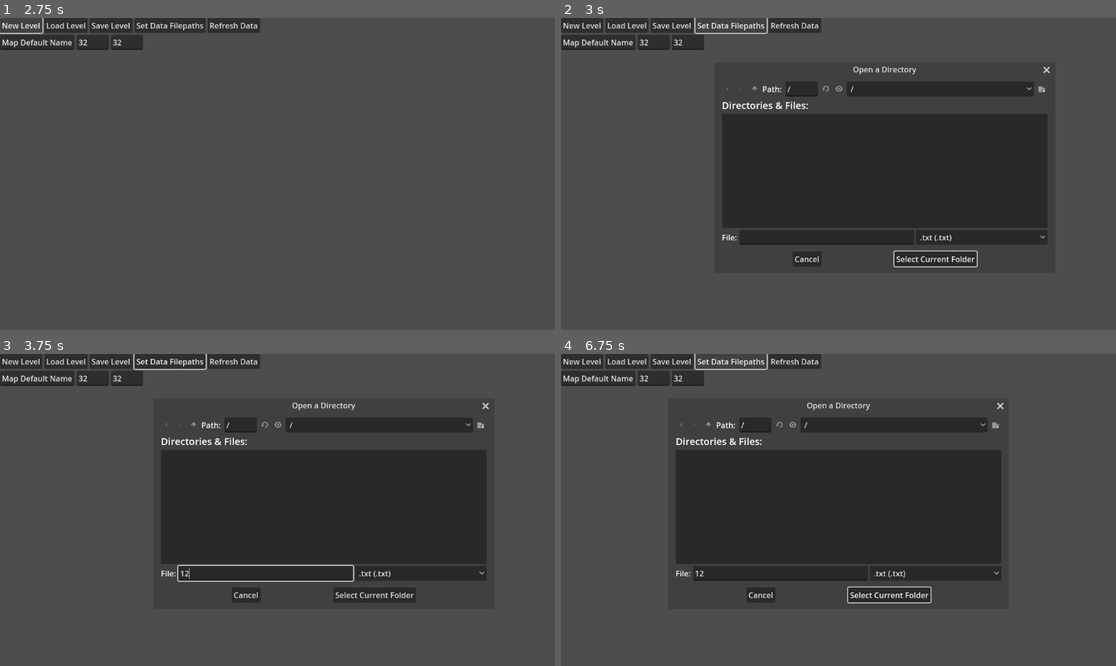
Above: before the commit, frames 1-4 (two rows, left to right).
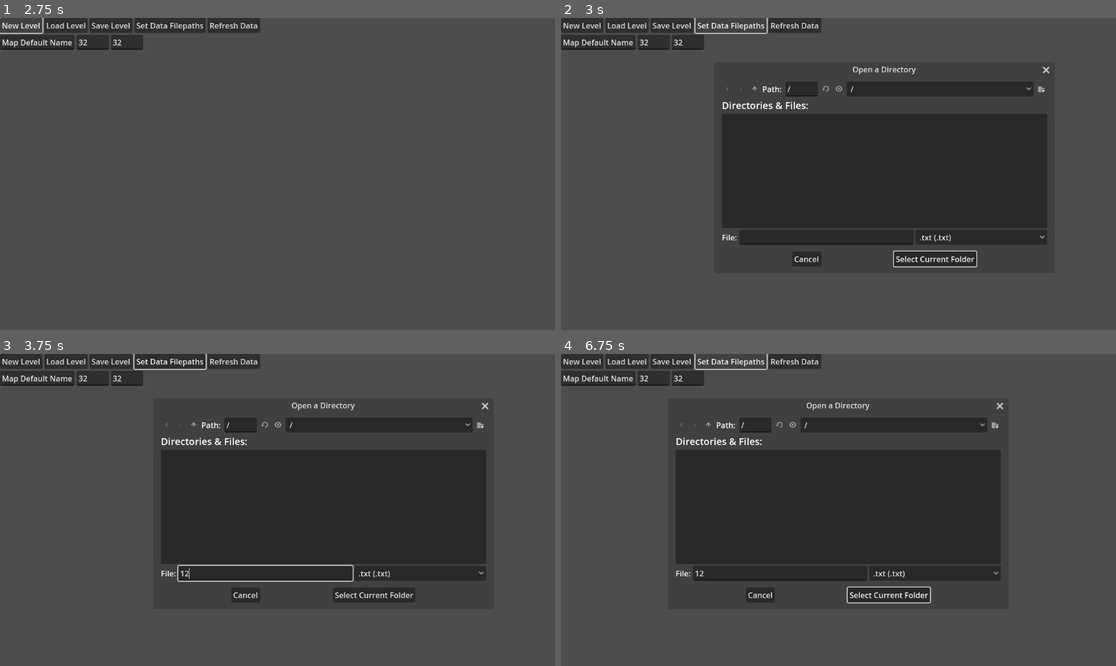
Above: after the commit, the same moments.

Repository: PinesOfChaos/OochabotGithub
Game: Godot game, scene res://menu.tscn
Two runs of this game, one before a commit and one after it. Both use one fixed random seed, a clock stepped at 60 frames per second and the inputs below.
Inputs (mouse positions are in pixels of both pictures, inside the frame that each line leads up to):
- Up to frame 1 (2.75 s): click "Refresh Data" at 0.5 s; click "New Level" at 1.25 s; click "New Level" at 2 s
- Up to frame 2 (3 s): click "Set Data Filepaths" at 2.75 s
- Up to frame 3 (3.75 s): click (266, 572) at 3.52 s; type "12" at 3.6 s
- Up to frame 4 (6.75 s): click (755, 425) at 4.25 s; click (755, 425) at 5 s; click "Select Current Folder" at 5.75 s; click "Set Data Filepaths" at 6.5 s

Frame 1 is identical in both runs. In frame 2, 0.4% of the frame differs, in the area x 42-89%, y 15-80%; in frame 3, 0.4%; in frame 4, 0.4%, in the area x 33-80%, y 15-80%.
Error in both runs: Attempt to call function 'get_line' in base 'null instance' on a null instance. (res://menu.gd:111)

Commit message:
finished data import
- now able to import all data from the generated scripts
- needs to download images still though

Diff:
--- a/oochamon_editor_godot/menu.gd
+++ b/oochamon_editor_godot/menu.gd
@@ -159,8 +159,24 @@
 	ln = f_oochamon.get_line()
 	while ln != "":
 		lnsplit = ln.split("|")
-		var moves_string = lnsplit[10]
-		var abi_string = lnsplit[11]
+		var moves_list = lnsplit[10].split(",")
+		var len = moves_list.size()
+		var moves_arr = []
+		var mv_lv
+		var mv_id
+		for i in moves_list.size()/2:
+			mv_lv = int(moves_list[(i * 2)])
+			mv_id = int(moves_list[(i * 2) + 1])
+			moves_arr.push_back({
+				move_level = mv_lv,
+				move_index = mv_id
+			})
+
+		var abi_list = lnsplit[11].split(",")
+		var abi_arr = []
+
+		for i in abi_list.size():
+			abi_arr.push_back(int(abi_list[i]))
 
 		Global.DataOochamon.push_back({
 			ooch_index = int(lnsplit[0]),
@@ -173,10 +189,24 @@
 			ooch_atk = int(lnsplit[7]),
 			ooch_def = int(lnsplit[8]),
 			ooch_spd = int(lnsplit[9]),
-			ooch_moves = moves_string,
-			ooch_ability = abi_string,
+			ooch_moves = moves_arr,
+			ooch_ability = abi_arr,
 			ooch_evo_to = int(lnsplit[12]),
 			ooch_evo_lv = int(lnsplit[13]),
 		})
 		ln = f_oochamon.get_line()
-	print(Global.DataOochamon)
+	#print(Global.DataTiles)
+
+	#Tiles
+	var f_tiles = FileAccess.open(Global.DataPath + "/tiles_data.txt", FileAccess.READ)
+	ln = f_tiles.get_line()
+	while ln != "":
+		lnsplit = ln.split("|")
+		Global.DataTiles.push_back({
+			tile_index = int(lnsplit[0]),
+			tile_use = lnsplit[1],
+			tile_emote = lnsplit[2],
+			tile_emote_detailed = lnsplit[2],
+		})
+		ln = f_tiles.get_line()
+	#print(Global.DataTiles)
Not shown, added: oochamon_editor_godot/menA1AF.tmp
Not shown, added: oochamon_editor_godot/menB1AD.tmp
